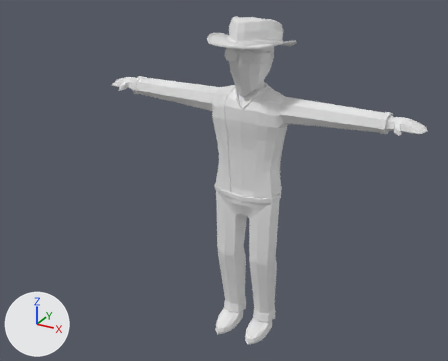
The FBX model Assets/FBX/Characters/Player/PersonajePrincipal.fbx as it was, and as the next commit left it.
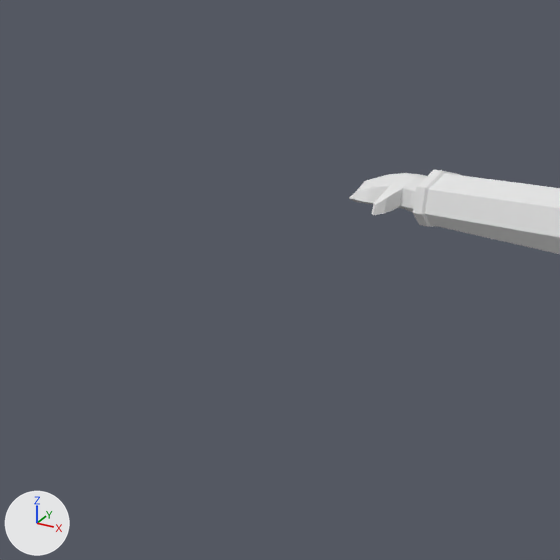
Each version appears first whole from a 50 mm lens placed at (1.35, -2.74, 2.27), pointed at (-0.05, -0.19, 0.99), and next in a close-up on the part from 0% to 40% of the width and 6% to 56% of the height. Arrows for +X, +Y and +Z are at lower left; the lights stay in place. Where no turn or scale is listed for an object, it has been applied to the vertices.

Before the edit, the objects in view are built like this:
```python
me_cylinder = bpy.data.meshes.new('Cylinder')
me_cylinder.from_pydata(...)  # 1544 vertices, 1552 faces; spans x -0.88..0.88, y -0.18..0.14, z 0.0..1.76
me_cylinder.materials.append(mat_checker)  # white #e7e7e7
ob_player = bpy.data.objects.new('Player', me_cylinder)
ob_player.location = (0.0, 0.0, 0.0)
```
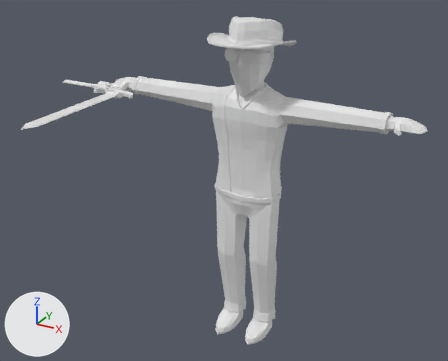
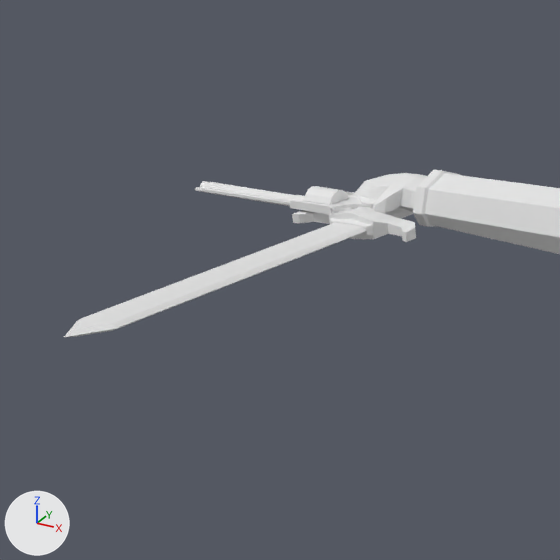
Scene script edits in JSON lines:
```json
{"op": "add", "block": "me_circle_001", "code": ["me_circle_001 = bpy.data.meshes.new('Circle.001')", "me_circle_001.from_pydata(...)  # 382 vertices, 420 faces; spans x -0.394..0.032, y -0.198..-0.006, z -0.02..0.035"]}
{"op": "add", "block": "me_cube_001", "code": ["me_cube_001 = bpy.data.meshes.new('Cube.001')", "me_cube_001.from_pydata(...)  # 162 vertices, 166 faces; spans x -0.916..-0.664, y -0.802..0.117, z 1.295..1.355", "me_cube_001.materials.append(mat_checker)  # white #e7e7e7"]}
{"op": "add", "block": "ob_revolver", "code": ["ob_revolver = bpy.data.objects.new('Revolver', me_circle_001)", "ob_revolver.location = (-0.76, 0.077, 1.338)"]}
{"op": "add", "block": "ob_sword", "code": ["ob_sword = bpy.data.objects.new('Sword', me_cube_001)", "ob_sword.location = (0.0, 0.0, 0.0)"]}
```

Changed parts and their boxes [x1, y1, x2, y2] in the close-ups (560 x 560 px):
```json
{"object": "Sword", "change": "added", "after": [64, 207, 416, 337]}
{"object": "Revolver", "change": "added", "after": [195, 181, 406, 216]}
```
